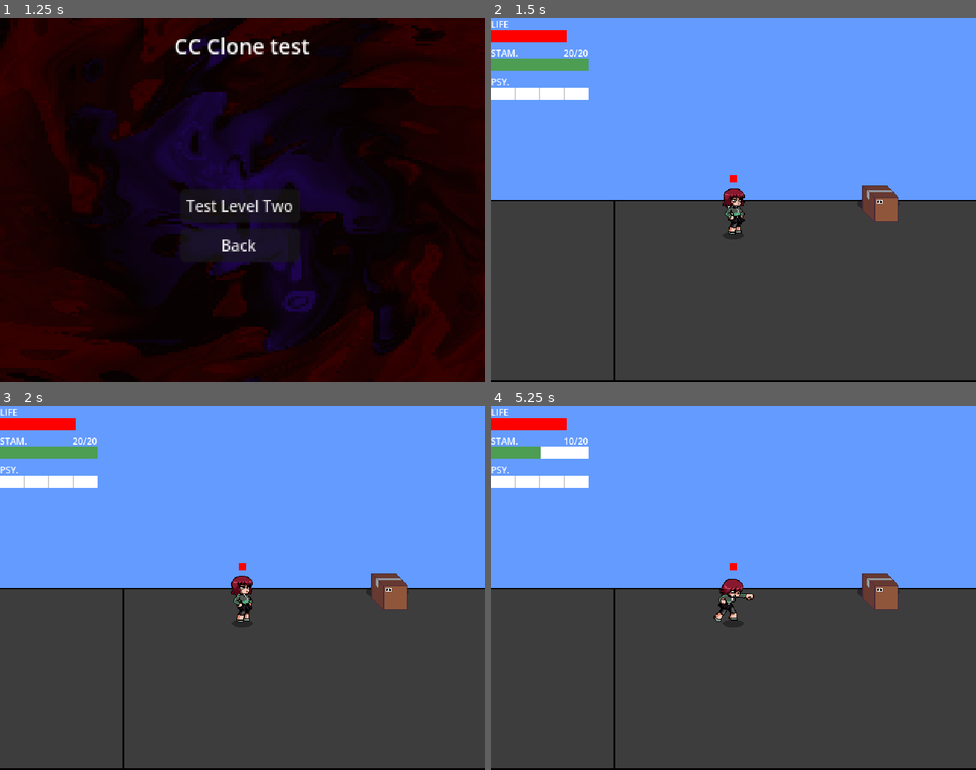
Above: before the commit, frames 1-4 (two rows, left to right).
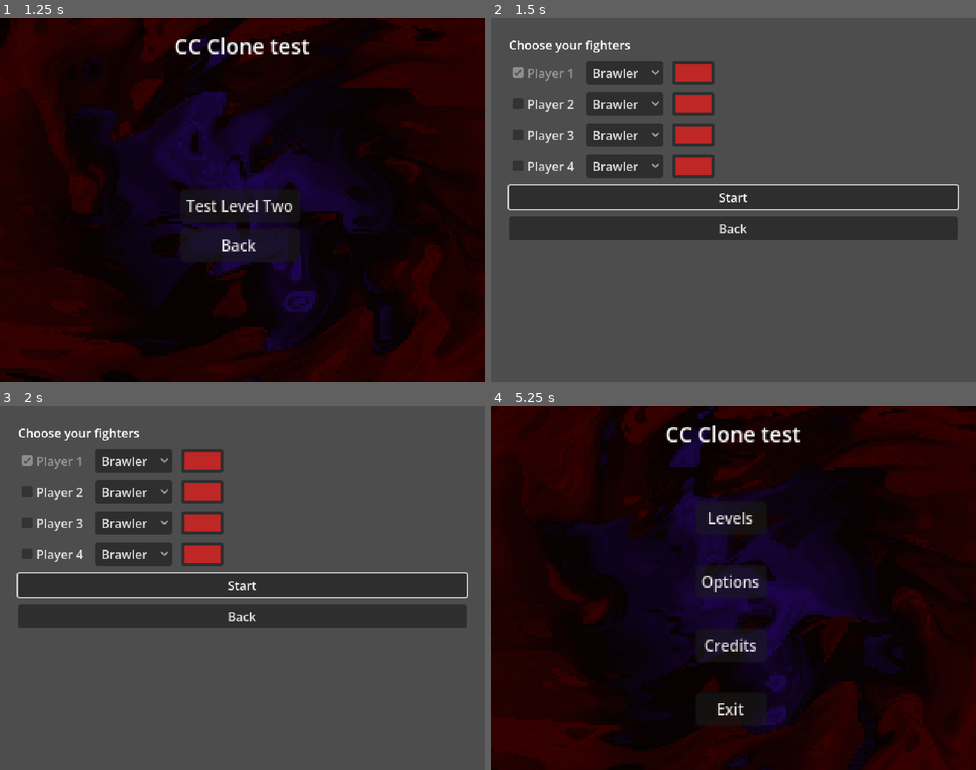
Above: after the commit, the same moments.

Repository: WarrenWarrens/CC
Game: Godot game, scene res://MainMenu/MainMenu.tscn
The game is run twice, just before and just after one commit, with the same random seed, the same clock (stepped at 60 frames per second) and the same inputs.
Inputs (mouse positions are in pixels of both pictures, inside the frame that each line leads up to):
- Up to frame 1 (1.25 s): click "Levels" at 0.5 s
- Up to frame 2 (1.5 s): click "Test Level Two" at 1.25 s
- Up to frame 3 (2 s): no input
- Up to frame 4 (5.25 s): click (626, 460) at 2 s, where only the run after the commit has a clickable "Brawler"; click (626, 493) at 2.75 s, where only the run after the commit has a clickable "Brawler"; click (626, 522) at 3.5 s, where only the run after the commit has a clickable "Brawler"; click (626, 555) at 4.25 s, where only the run after the commit has a clickable "Brawler"; click (733, 617) at 5 s, where only the run after the commit has a clickable "Back"

Frame 1 is identical in both runs. In frame 2, 52% of the frame differs, in the area x 0-100%, y 0-100%; in frame 3, 52%; in frame 4, 100%.

Commit message:
Testing some Dr.Claude suggestions for character select

Diff:
--- a/Characters/CharacterDef.gd
+++ b/Characters/CharacterDef.gd
@@ -1,3 +1,48 @@
+#class_name CharacterDef
+#extends Resource
+### One selectable character. Make real ones in the editor: right-click in FileSystem > New Resource > CharacterDef,
+### save them as .tres files in res://Characters/ and GameSession picks them up automatically.
+#
+#@export var id: StringName = &"brawler"
+#@export var display_name := "Brawler"
+#@export var portrait: Texture2D
+#
+### Optional: a different SpriteFrames for this character. It must use the same animation names
+### (Idle, Walk, Attack, Jump, Guard, Dodge, Stun...). Leave empty to keep the Player scene's sprite.
+#@export var sprite_frames: SpriteFrames
+#
+#@export_group("Stats")
+#@export var max_health := 200
+#@export var start_health := 100
+#@export var max_stamina := 20.0
+#@export var stamina_regen := 6.0
+#@export var speed_mult := 1.0
+#@export_enum("Red", "Blue", "Yellow", "Purple") var starting_style := 0
+#
+#@export_group("Colours")
+#@export var main_color := Color(0.75, 0.15, 0.15)
+#@export var accent_color := Color(0.15, 0.35, 0.75)
+#
+#
+### Recolours a sprite. Uses the PaletteSwap5 shader if the sprite has it as its material;
+### otherwise falls back to a plain tint (which also tints the outline).
+#func apply_skin(body: CanvasItem, tint: Color) -> void:
+	#var mat := body.material as ShaderMaterial
+	#if mat == null:
+		#body.self_modulate = tint
+		#return
+	#mat = mat.duplicate() as ShaderMaterial   # never edit the shared material
+	#body.material = mat
+	#_set_ramp(mat, "main", tint)
+	#_set_ramp(mat, "accent", accent_color)
+#
+#
+#func _set_ramp(mat: ShaderMaterial, prefix: String, base: Color) -> void:
+	#mat.set_shader_parameter(prefix + "_1_dst", base.darkened(0.45))
+	#mat.set_shader_parameter(prefix + "_2_dst", base.darkened(0.25))
+	#mat.set_shader_parameter(prefix + "_3_dst", base)
+	#mat.set_shader_parameter(prefix + "_4_dst", base.lightened(0.25))
+	#mat.set_shader_parameter(prefix + "_5_dst", base.lightened(0.45))
 class_name CharacterDef
 extends Resource
 ## One selectable character. Make real ones in the editor: right-click in FileSystem > New Resource > CharacterDef,
--- a/Characters/CharacterSelect.gd
+++ b/Characters/CharacterSelect.gd
@@ -1,3 +1,76 @@
+#extends Control
+### Dummy character-select screen. Make a new scene with a Control root, attach this script, and save it as
+### the scene GameSession.SELECT_SCENE points to. The whole UI is built in code, so there is nothing else to set up.
+### Each row: join checkbox, character dropdown, colour picker (the skin tint). Player 1 is always in.
+#
+#var _rows: Array[Dictionary] = []
+#
+#
+#func _ready() -> void:
+	#set_anchors_and_offsets_preset(Control.PRESET_FULL_RECT)   # a root Control would otherwise be 0x0
+	#var margin := MarginContainer.new()
+	#margin.set_anchors_and_offsets_preset(Control.PRESET_FULL_RECT)
+	#for side in ["left", "right", "top", "bottom"]:
+		#margin.add_theme_constant_override("margin_" + side, 24)
+	#add_child(margin)
+#
+	#var box := VBoxContainer.new()
+	#box.add_theme_constant_override("separation", 10)
+	#margin.add_child(box)
+#
+	#var title := Label.new()
+	#title.text = "Choose your fighters"
+	#box.add_child(title)
+#
+	#for i in GameSession.MAX_PLAYERS:
+		#box.add_child(_make_row(i))
+#
+	#var start := Button.new()
+	#start.text = "Start"
+	#start.pressed.connect(_on_start)
+	#box.add_child(start)
+	#start.grab_focus()
+#
+	#var back := Button.new()
+	#back.text = "Back"
+	#back.pressed.connect(GameSession.back_to_menu)
+	#box.add_child(back)
+#
+#
+#func _make_row(i: int) -> HBoxContainer:
+	#var row := HBoxContainer.new()
+	#row.add_theme_constant_override("separation", 12)
+#
+	#var join := CheckBox.new()
+	#join.text = "Player %d" % (i + 1)
+	#join.button_pressed = (i == 0)
+	#join.disabled = (i == 0)
+	#row.add_child(join)
+#
+	#var pick := OptionButton.new()
+	#for d in GameSession.roster:
+		#pick.add_item(d.display_name)
+	#row.add_child(pick)
+#
+	#var color := ColorPickerButton.new()
+	#color.custom_minimum_size = Vector2(56, 0)
+	#color.color = GameSession.roster[0].main_color
+	#row.add_child(color)
+#
+	## choosing a character resets the colour to that character's default
+	#pick.item_selected.connect(func(idx: int): color.color = GameSession.roster[idx].main_color)
+#
+	#_rows.append({"join": join, "pick": pick, "color": color})
+	#return row
+#
+#
+#func _on_start() -> void:
+	#GameSession.slots.clear()
+	#for r in _rows:
+		#if r["join"].button_pressed:
+			#var def: CharacterDef = GameSession.roster[r["pick"].selected]
+			#GameSession.slots.append({"def": def, "tint": r["color"].color})
+	#GameSession.start_level()
 extends Control
 ## Dummy character-select screen. Make a new scene with a Control root, attach this script, and save it as
 ## the scene GameSession.SELECT_SCENE points to. The whole UI is built in code, so there is nothing else to set up.
--- /dev/null
+++ b/Characters/brawler.tres
@@ -0,0 +1,7 @@
+[gd_resource type="Resource" script_class="CharacterDef" format=3 uid="uid://c58axgh3v65bc"]
+
+[ext_resource type="Script" uid="uid://cfx5mpm15mma8" path="res://Characters/CharacterDef.gd" id="1_laj20"]
+
+[resource]
+script = ExtResource("1_laj20")
+metadata/_custom_type_script = "uid://cfx5mpm15mma8"
--- /dev/null
+++ b/Characters/tank.tres
@@ -0,0 +1,12 @@
+[gd_resource type="Resource" script_class="CharacterDef" format=3 uid="uid://b6d27vd03t4au"]
+
+[ext_resource type="Script" uid="uid://cfx5mpm15mma8" path="res://Characters/CharacterDef.gd" id="1_jxamy"]
+
+[resource]
+script = ExtResource("1_jxamy")
+id = &"tank"
+display_name = "Tank"
+max_health = 400
+start_health = 300
+max_stamina = 40.0
+metadata/_custom_type_script = "uid://cfx5mpm15mma8"
--- a/MainMenu/MainMenu.gd
+++ b/MainMenu/MainMenu.gd
@@ -37,8 +37,8 @@
 
 
 func _on_test_level_button_pressed() -> void:
-	get_tree().change_scene_to_file("res://Scenes/WorldFive.tscn")
-
+	#get_tree().change_scene_to_file("res://Scenes/WorldFive.tscn")
+	GameSession.open_select("res://Scenes/WorldFive.tscn")
 
 
 func _on_back_button_pressed() -> void:
--- a/Scenes/WorldFive.tscn
+++ b/Scenes/WorldFive.tscn
@@ -94,7 +94,7 @@
 shape = SubResource("RectangleShape2D_vyp0t")
 
 [node name="Top" type="CollisionPolygon2D" parent="Boundaries" unique_id=119865761]
-polygon = PackedVector2Array(0, 120, 1305, 120, 1509, -85, 1768, -85, 1870, -187, 2311, -187, 2312, -85, 3031, -86, 3025, -867, 3, -864)
+polygon = PackedVector2Array(0, 120, 1305, 120, 1509, -85, 1768, -85, 1870, -187, 2311, -187, 2311.7744, -107.988815, 2312, -85, 3031, -86, 3025, -867, 3, -864)
 
 [node name="Bottom" type="CollisionPolygon2D" parent="Boundaries" unique_id=546665044]
 polygon = PackedVector2Array(0, 360, 1550, 365, 1754, 160, 1755, 155, 3031, 154, 3027, 471, 2, 514)
@@ -119,6 +119,7 @@
 script = ExtResource("7_asll7")
 low_floor = 2
 high_floor = 3
+metadata/_edit_lock_ = true
 
 [node name="Sprite2D" type="Sprite2D" parent="RampAssistUp2" unique_id=2103188788]
 position = Vector2(1873, -82)
--- a/Script/Pickup.gd
+++ b/Script/Pickup.gd
@@ -48,5 +48,5 @@
 	if _collected or body.name != "Player":
 		return
 	_collected = true
-	#stats.change_health(20)
+	body.stats.change_health(20)
 	queue_free()
--- a/Script/StatBar.gd
+++ b/Script/StatBar.gd
@@ -1,3 +1,108 @@
+#class_name StatBar
+#extends Control
+#
+#@export var title := "LIFE"
+#@export var stat := "health"
+#@export var show_values := false
+#@export var chunks := 0
+#@export var flash_when_full := false
+#@export var bar_width := 129.0
+#@export var width_per_point := 0.0
+#@export var bar_height := 16.0
+#@export var font_size := 12
+#@export var fill_color := Color.RED
+#@export var empty_color := Color.WHITE
+#@export var divider_color := Color(0.8, 0.8, 0.8)
+#@export var flash_colors: Array[Color] = [Color.RED, Color.ORANGE, Color.YELLOW, Color.WHITE]
+#@export var flash_rate := 10.0
+#@export var drain_speed := 0.4
+#
+#var _shown := 0.0
+#var _max := 1.0
+#var _target := 0.0
+#var _time := 0.0
+#var _header_h := 0.0
+#var _title_label: Label
+#var _value_label: Label
+#
+## FIX: Add a reference to hold the specific player's Stats node
+#var _target_stats: Stats = null
+#
+#func _ready() -> void:
+	#mouse_filter = Control.MOUSE_FILTER_IGNORE
+	#_header_h = font_size + 4.0
+	#_title_label = _make_label(HORIZONTAL_ALIGNMENT_LEFT)
+	#_title_label.text = title
+	#_value_label = _make_label(HORIZONTAL_ALIGNMENT_RIGHT)
+	#_value_label.visible = show_values
+	#
+	## Fallback for singleplayer testing if bind() isn't called quickly enough
+	#if Engine.is_editor_hint() == false and _target_stats == null:
+		#var players = get_tree().get_nodes_in_group("players")
+		#if players.size() > 0 and players[0].has_node("Stats"):
+			#_target_stats = players[0].get_node("Stats")
+			#
+	#if _target_stats:
+		#_shown = float(_target_stats.get(stat))
+	#else:
+		#_shown = 0.0
+#
+#func _make_label(align: HorizontalAlignment) -> Label:
+	#var l := Label.new()
+	#l.horizontal_alignment = align
+	#l.add_theme_font_size_override("font_size", font_size)
+	#l.position = Vector2.ZERO
+	#add_child(l)
+	#return l
+#
+#func _bar_w() -> float:
+	#return _max * width_per_point if width_per_point > 0.0 else bar_width
+#
+#func _process(delta: float) -> void:
+	#_time += delta
+	#
+	## FIX: Only attempt to read stats if we have a valid reference
+	#if not is_instance_valid(_target_stats):
+		#return
+		#
+	## Read from the instanced Stats node, not the old PlayerStats Autoload
+	#_target = float(_target_stats.get(stat))
+	#_max = maxf(float(_target_stats.get("max_" + stat)), 0.001)
+	#_shown = move_toward(_shown, _target, _max * drain_speed * delta)
+#
+	#var w := _bar_w()
+	#custom_minimum_size = Vector2(w, _header_h + bar_height)
+	#_title_label.size = Vector2(w, _header_h)
+	#_value_label.size = Vector2(w, _header_h)
+	#if show_values:
+		#_value_label.text = "%d/%d" % [ceili(_target), int(_max)]
+	#queue_redraw()
+#
+#func _fill() -> Color:
+	#if flash_when_full and _target >= _max and not flash_colors.is_empty():
+		#return flash_colors[int(_time * flash_rate) % flash_colors.size()]
+	#return fill_color
+#
+#func _draw() -> void:
+	#var w := _bar_w()
+	#draw_rect(Rect2(0, _header_h, w, bar_height), empty_color)
+	#var frac := clampf(_shown / _max, 0.0, 1.0)
+	#draw_rect(Rect2(0, _header_h, w * frac, bar_height), _fill())
+	#if chunks > 1:
+		#for i in range(1, chunks):
+			#draw_rect(Rect2(w * i / chunks - 1.0, _header_h, 2.0, bar_height), divider_color)
+			#
+## FIX: Make bind setup the direct reference for this specific bar
+#func bind(target_stats: Stats) -> void:
+	#_target_stats = target_stats
+	#if is_inside_tree():
+		#_shown = float(_target_stats.get(stat))
+#
+#func _bind_children(node: Node, stats: Stats) -> void:
+	#for c in node.get_children():
+		#if c is StatBar:
+			#c.bind(stats)
+		#_bind_children(c, stats)
 class_name StatBar
 extends Control
 
@@ -17,6 +122,7 @@
 @export var flash_rate := 10.0
 @export var drain_speed := 0.4
 
+var _stats: Stats = null     # which player this bar shows. Set it with bind().
 var _shown := 0.0
 var _max := 1.0
 var _target := 0.0
@@ -24,9 +130,6 @@
 var _header_h := 0.0
 var _title_label: Label
 var _value_label: Label
-
-# FIX: Add a reference to hold the specific player's Stats node
-var _target_stats: Stats = null
 
 func _ready() -> void:
 	mouse_filter = Control.MOUSE_FILTER_IGNORE
@@ -36,16 +139,10 @@
 	_value_label = _make_label(HORIZONTAL_ALIGNMENT_RIGHT)
 	_value_label.visible = show_values
 
-	# Fallback for singleplayer testing if bind() isn't called quickly enough
-	if Engine.is_editor_hint() == false and _target_stats == null:
-		var players = get_tree().get_nodes_in_group("players")
-		if players.size() > 0 and players[0].has_node("Stats"):
-			_target_stats = players[0].get_node("Stats")
-
-	if _target_stats:
-		_shown = float(_target_stats.get(stat))
-	else:
-		_shown = 0.0
+## Point this bar at one player's Stats node (the HUD calls this for every bar it contains).
+func bind(s: Stats) -> void:
+	_stats = s
+	_shown = float(_stats.get(stat))
 
 func _make_label(align: HorizontalAlignment) -> Label:
 	var l := Label.new()
@@ -59,15 +156,11 @@
 	return _max * width_per_point if width_per_point > 0.0 else bar_width
 
 func _process(delta: float) -> void:
+	if _stats == null:
+		return
 	_time += delta
-
-	# FIX: Only attempt to read stats if we have a valid reference
-	if not is_instance_valid(_target_stats):
-		return
-
-	# Read from the instanced Stats node, not the old PlayerStats Autoload
-	_target = float(_target_stats.get(stat))
-	_max = maxf(float(_target_stats.get("max_" + stat)), 0.001)
+	_target = float(_stats.get(stat))
+	_max = maxf(float(_stats.get("max_" + stat)), 0.001)
 	_shown = move_toward(_shown, _target, _max * drain_speed * delta)
 
 	var w := _bar_w()
@@ -91,15 +184,3 @@
 	if chunks > 1:
 		for i in range(1, chunks):
 			draw_rect(Rect2(w * i / chunks - 1.0, _header_h, 2.0, bar_height), divider_color)
-
-# FIX: Make bind setup the direct reference for this specific bar
-func bind(target_stats: Stats) -> void:
-	_target_stats = target_stats
-	if is_inside_tree():
-		_shown = float(_target_stats.get(stat))
-
-func _bind_children(node: Node, stats: Stats) -> void:
-	for c in node.get_children():
-		if c is StatBar:
-			c.bind(stats)
-		_bind_children(c, stats)
Not shown: 2 places in Scenes/CharacterSelect.tscn that only renumber resources
